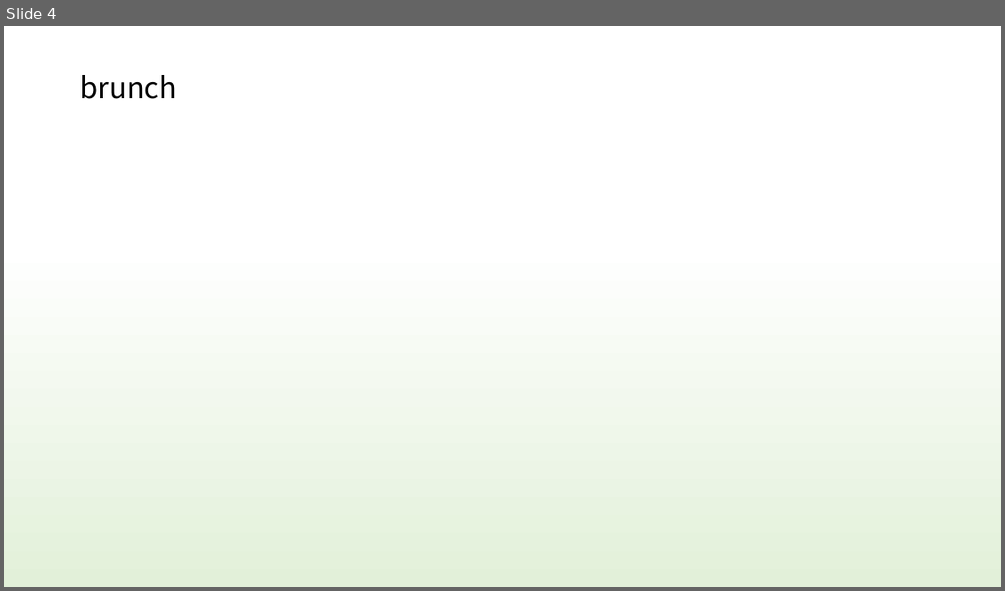
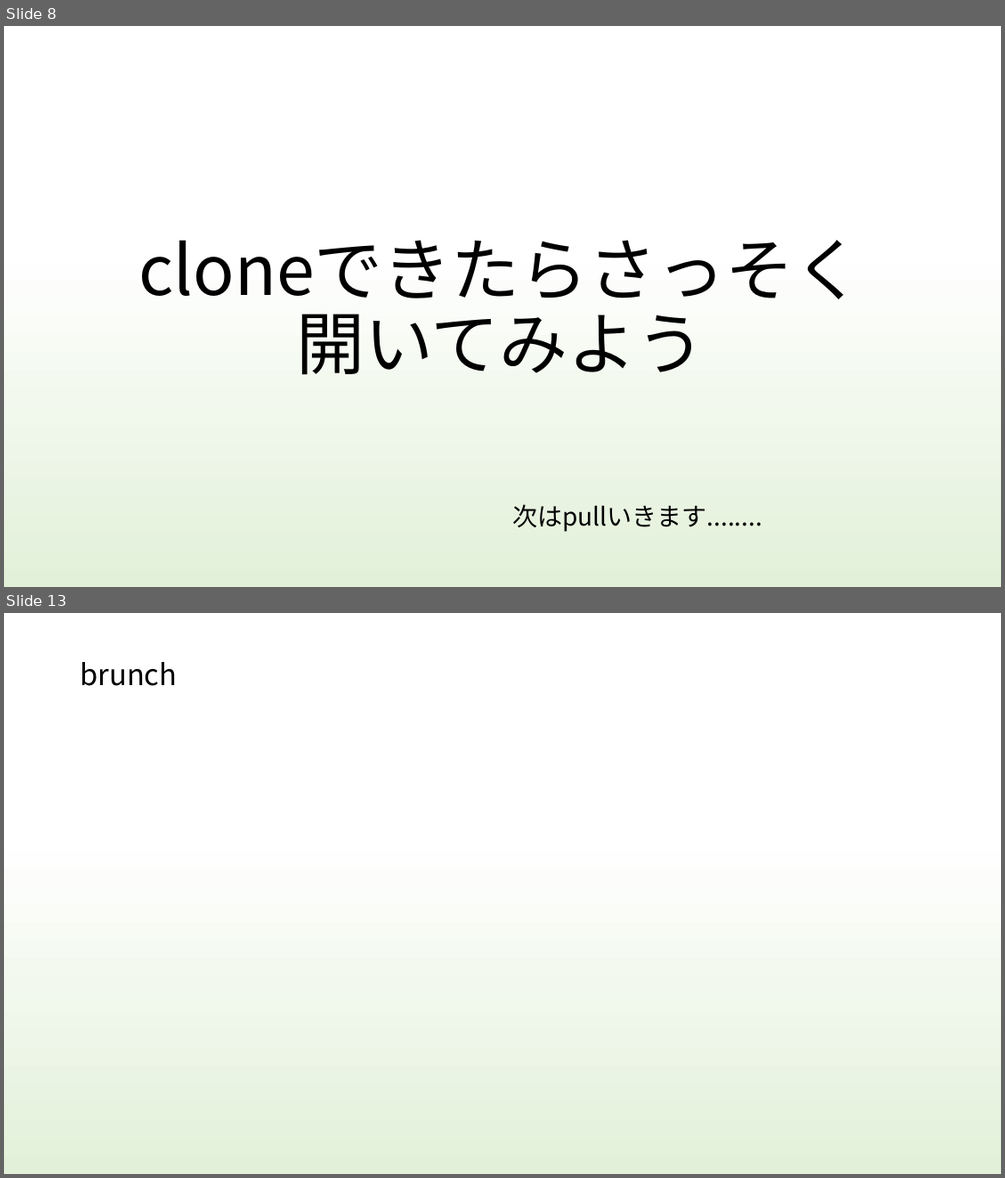
Before and after one commit to kiesproject/git-VR-study, a slide deck: 勉強会資料/H30VRStudy_Document/git_study.pptx. Shown one above the other, each under a label of ours: slide 4 before the commit, slides 8 and 13 after it; the slides between them are not shown. The pictures are 1005x591 and 1005x1178 pixels, drawn with LibreOffice and Linux fonts; fonts in the diff are those of the drawing. Boxes give left, top, right and bottom in pixels: in the first picture for what was removed or moved away, otherwise in the second. Text is boxed around its words. In the diff, an @@ line names an element or a change of style, - is before the commit and + after.

```diff
--- a/勉強会資料/H30VRStudy_Document/git_study.pptx
+++ b/勉強会資料/H30VRStudy_Document/git_study.pptx
@@ slide 8 added at (4,26,1001,587), background gradient #FFFFFF to #E2F0D9 to #BDBCBC @@
@@ title added at (138,240,862,375), 66 pt, text #000000 @@
+cloneできたらさっそく
+開いてみよう
@@ text added at (512,504,762,532), 24 pt, text #000000 @@
+次はpullいきます........
@@ what was slide 4 is now slide 13 @@
```
Also in this commit, not shown: 2 slides changed, 9 other slides added, 1 slide removed.
